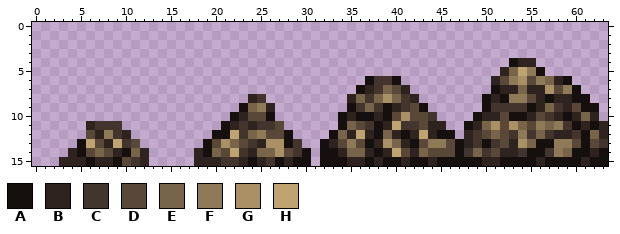
A pixel-art sprite gets an edit: content/Entities/Resources/Ores/resource.chalcopyrite.png. The first picture shows the starting point.
The file is 64x16 pixels.
Palette (. is transparent): A #150f0e  B #2e231f  C #43342e  D #594738  E #786449  F #8e7a57  G #aa9165  H #bfa370
Pixels before, first column x 3:
 4 ..................................................ABB........
 5 .................................................BEHFA.......
 6 ..................................ACCA..........BDFGDFEBA....
 7 .................................ABCEDB.........ABBEBBGDFA...
 8 .....................BC.........BECEGECB.......ABAFFDBABBAA..
 9 ....................AEFB........ACECABCDA......ACCCCABECBDAA.
10 ...................ABDDA.......ABAABADGDDC....ABBDAABDCBABEB.
11 ...BCCC...........ABCBCCD......AEDCABHCCDBB..ABEGDGEDFEFCABAB
12 ...DBFCB.........AAHCEFDDA....AEBHBAEBABHBAA.BCDEDCFCECBBCAEB
13 ..AHDBHCD.......ADGEDCBGGAC..ABDFDABGEBADFFDABCACDBGEAAFFDADC
14 .BADEDBAEB.....BAEDHCBEEGDCA.AABEEBABHDBEDDDACECDBBCAACFEAABA
15 BBBABBADCB.....BBBCCBABCABAA.AAABBABAABAABAAAAABBAAAABAAAABAA
The same view after the edit:
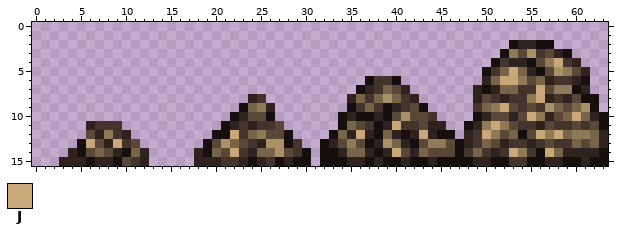
Colours new in this view: J #caa779
The edit:
y 2: x 53..57 ..... -> ABBAA
y 3: x 52..59 ........ -> AFDGCDBA
y 4: x 51..53 ..A -> ACB; x 55..60 B..... -> ADFJCB
y 5: x 50..55 ..BEHF -> ACEJEB; x 57..61 ..... -> DGFDB
y 6: x 50..54 .BDFG -> BEJJF; x 56..61 FEBA.. -> EBCCBA
y 7: x 49..58 ..ABBEBBGD -> BABEECCJDF; x 61 . -> B
y 8: x 49..58 .ABAFFDBAB -> BDCBCCFJBC; x 60 A -> D; x 62 . -> A
y 9: x 49..53 .ACCC -> CEFJD; x 55..61 ABECBDA -> DCGEDEG
y 10: x 51 B -> D; x 53..60 AABDCBAB -> BDJFBDEJ; x 63 . -> A
y 11: x 40 H -> J; x 50..58 EGDGEDFEF -> FJFDCCBDC; x 60..63 ABAB -> DCDA
y 12: x 22 H -> J; x 36 H -> J; x 43 H -> J; x 50..51 DE -> JF; x 53..61 CFCECBBCA -> EADJFJEFF
y 13: x 6 H -> J; x 9 H -> J; x 50..63 ACDBGEAAFFDADC -> EDBCCBCDCCEDEB
y 14: x 22 H -> J; x 40 H -> J; x 51..55 DBBCA -> BCJFC; x 57..61 CFEAA -> JEBBB
y 15: x 49 A -> B; x 51 B -> A; x 53..54 AA -> CC; x 56..58 BAA -> ABB
Changed places in both pictures, as pixel boxes (x1, y1, x2, y2):
changed: (473, 40, 608, 166)
changed: (356, 121, 428, 157)
changed: (230, 130, 239, 157)
changed: (86, 139, 122, 148)
